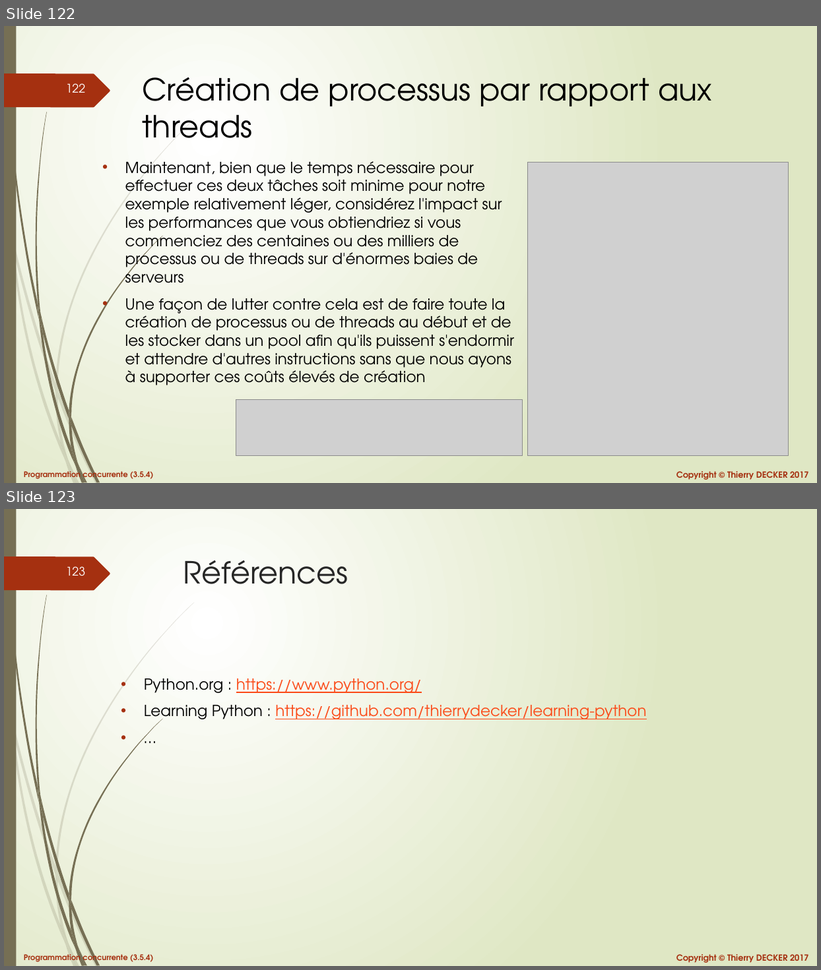
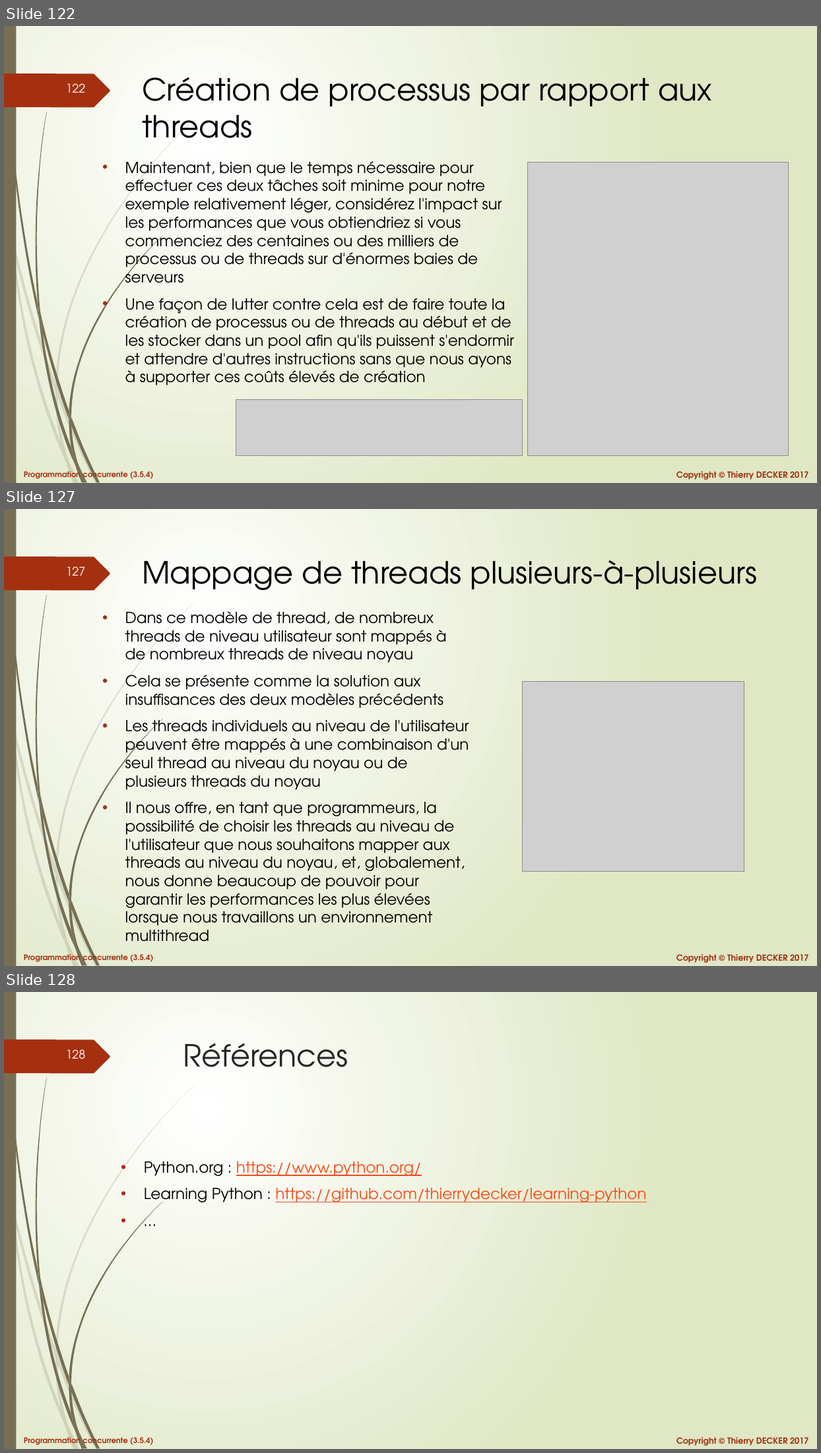
Before and after one commit to VikmanTheRacoon/learning-python, a slide deck: documentations/python-103.pptx. Shown one above the other, each under a label of ours: slides 122 and 123 before the commit, slides 122, 127 and 128 after it; the slides between them are not shown. The pictures are 821x970 and 821x1453 pixels, drawn with LibreOffice and Linux fonts; fonts in the diff are those of the drawing; grey boxes stand for pictures. Boxes give left, top, right and bottom in pixels: in the first picture for what was removed or moved away, otherwise in the second. Text is boxed around its words. In the diff, an @@ line names an element or a change of style, - is before the commit and + after.

```diff
--- a/documentations/python-103.pptx
+++ b/documentations/python-103.pptx
@@ slide 127 added at [4, 509, 817, 966], background gradient #FFFFFF to #DFE8C4; not listed: 27 template elements that a slide beside it also shows @@
@@ title added at [142, 560, 758, 590], 36 pt, text #000000 @@
+Mappage de threads plusieurs-à-plusieurs
@@ text added at [125, 611, 469, 942], 18 pt, text #000000 @@
+• Dans ce modèle de thread, de nombreux threads de niveau utilisateur sont mappés à de nombreux threads de niveau noyau
+• Cela se présente comme la solution aux insuffisances des deux modèles précédents
+• Les threads individuels au niveau de l'utilisateur peuvent être mappés à une combinaison d'un seul thread au niveau du noyau ou de plusieurs threads du noyau
+• Il nous offre, en tant que programmeurs, la possibilité de choisir les threads au niveau de l'utilisateur que nous souhaitons mapper aux threads au niveau du noyau, et, globalement, nous donne beaucoup de pouvoir pour garantir les performances les plus élevées lorsque nous travaillons un environnement multithread
@@ picture added at [523, 682, 745, 871] @@
@@ what was slide 123 is now slide 128 @@
@@ page number at [66, 1049, 86, 1059]: text changed @@
-123
+128
```
Also in this commit, not shown: 4 other slides added, 1 other file.
